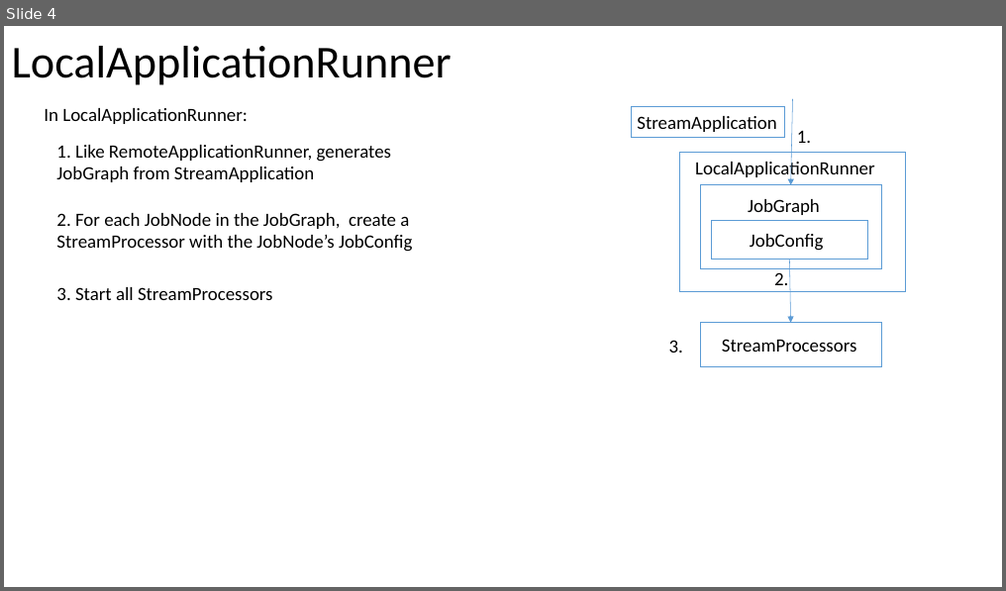
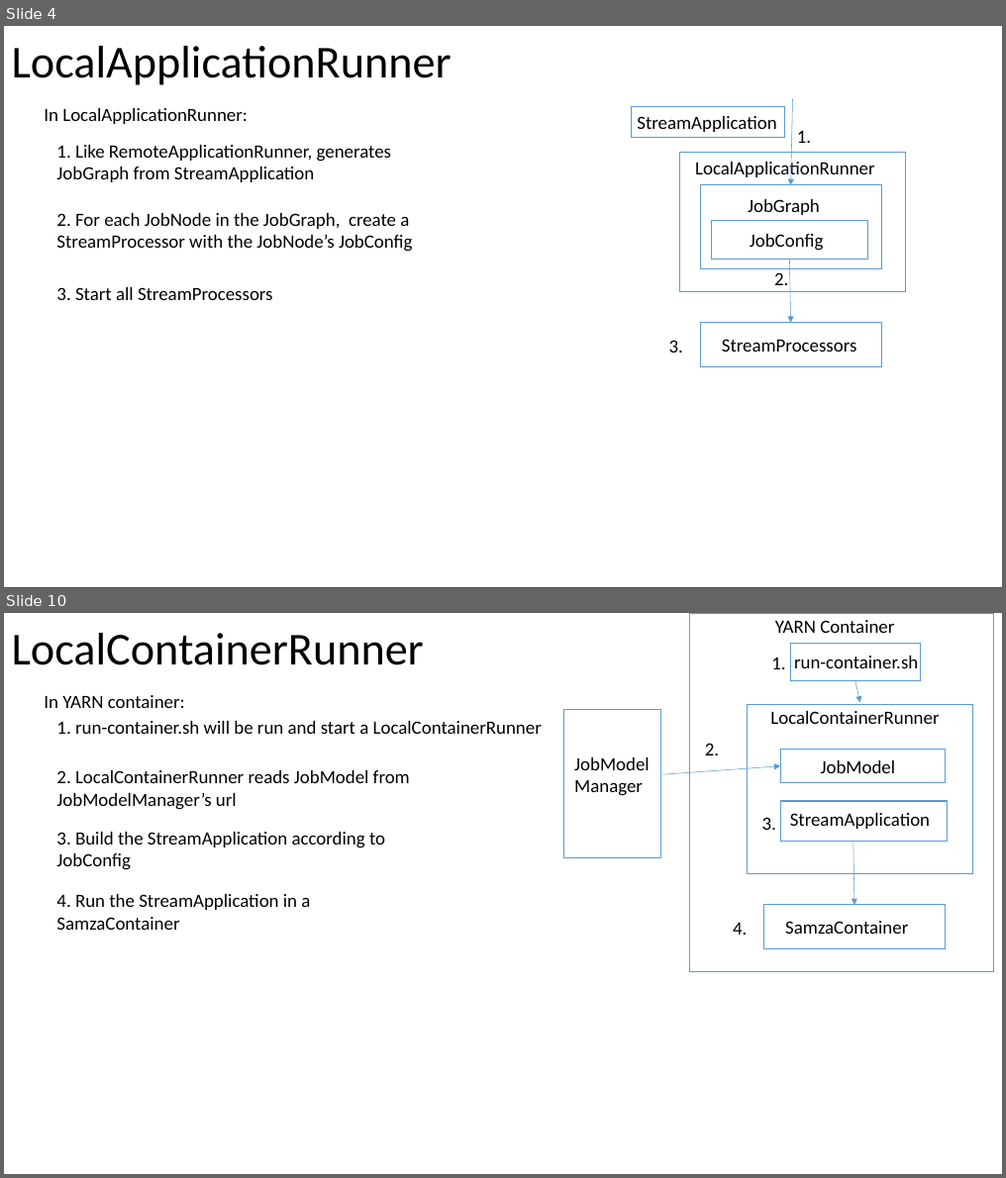
Before and after one commit to Swrrt/Samza-Documents, a slide deck: Documentation/Samza-Snapshot.pptx. Shown one above the other, each under a label of ours: slide 4 before the commit, slides 4 and 10 after it; the slides between them are not shown. The pictures are 1006x591 and 1006x1178 pixels, drawn with LibreOffice and Linux fonts; fonts in the diff are those of the drawing. Boxes give left, top, right and bottom in pixels: in the first picture for what was removed or moved away, otherwise in the second. Text is boxed around its words. In the diff, an @@ line names an element or a change of style, - is before the commit and + after.

```diff
--- a/Documentation/Samza-Snapshot.pptx
+++ b/Documentation/Samza-Snapshot.pptx
@@ slide 10 added at bbox=[4, 613, 1002, 1174], background #FFFFFF @@
@@ title added at bbox=[12, 633, 424, 665], 44 pt, text #000000 @@
+LocalContainerRunner
@@ rectangle added at bbox=[689, 613, 994, 971], fill #FFFFFF, outline #5B9BD5 1 pt @@
@@ text added at bbox=[775, 620, 894, 633], 18 pt, text #000000 @@
+YARN Container
@@ text added at bbox=[771, 658, 785, 669], 18 pt, text #000000 @@
+1.
@@ rectangle added at bbox=[791, 644, 921, 681], fill #FFFFFF, outline #5B9BD5 1 pt @@
@@ text added at bbox=[794, 656, 918, 668], 18 pt, text #000000 @@
+run-container.sh
@@ text added at bbox=[44, 695, 185, 708], 18 pt, text #000000 @@
+In YARN container:
@@ arrow added from (855, 681) to (860, 703), #5B9BD5 0.5 pt @@
@@ text added at bbox=[56, 721, 542, 734], 18 pt, text #000000 @@
+1. run-container.sh will be run and start a LocalContainerRunner
@@ rectangle added at bbox=[564, 710, 661, 858], fill #FFFFFF, outline #5B9BD5 1 pt @@
@@ rectangle added at bbox=[747, 704, 973, 874], fill #FFFFFF, outline #5B9BD5 1 pt @@
@@ text added at bbox=[770, 711, 939, 724], 18 pt, text #000000 @@
+LocalContainerRunner
@@ text added at bbox=[567, 749, 662, 802], 18 pt, text #000000 @@
+JobModelManager
@@ text added at bbox=[705, 743, 719, 756], 18 pt, text #000000 @@
+2.
@@ rectangle added at bbox=[780, 750, 944, 783], fill #FFFFFF, outline #5B9BD5 1 pt @@
@@ text added at bbox=[821, 761, 896, 773], 18 pt, text #000000 @@
+JobModel
@@ text added at bbox=[56, 770, 410, 810], 18 pt, text #000000 @@
+2. LocalContainerRunner reads JobModel from JobModelManager’s url
@@ arrow added from (662, 774) to (780, 766), #5B9BD5 0.5 pt @@
@@ text added at bbox=[762, 817, 776, 830], 18 pt, text #000000 @@
+3.
@@ rectangle added at bbox=[780, 801, 947, 842], fill #FFFFFF, outline #5B9BD5 1 pt @@
@@ text added at bbox=[790, 813, 930, 829], 18 pt, text #000000 @@
+StreamApplication
@@ text added at bbox=[56, 832, 385, 870], 18 pt, text #000000 @@
+3. Build the StreamApplication according to JobConfig
@@ arrow added from (853, 842) to (854, 905), #5B9BD5 0.5 pt @@
@@ text added at bbox=[56, 894, 310, 930], 18 pt, text #000000 @@
+4. Run the StreamApplication in a SamzaContainer
@@ rectangle added at bbox=[764, 905, 945, 950], fill #FFFFFF, outline #5B9BD5 1 pt @@
@@ text added at bbox=[733, 923, 746, 935], 18 pt, text #000000 @@
+4.
@@ text added at bbox=[785, 921, 908, 934], 18 pt, text #000000 @@
+SamzaContainer
```
Also in this commit, not shown: 3 slides changed, 20 other slides added, 1 slide removed.
